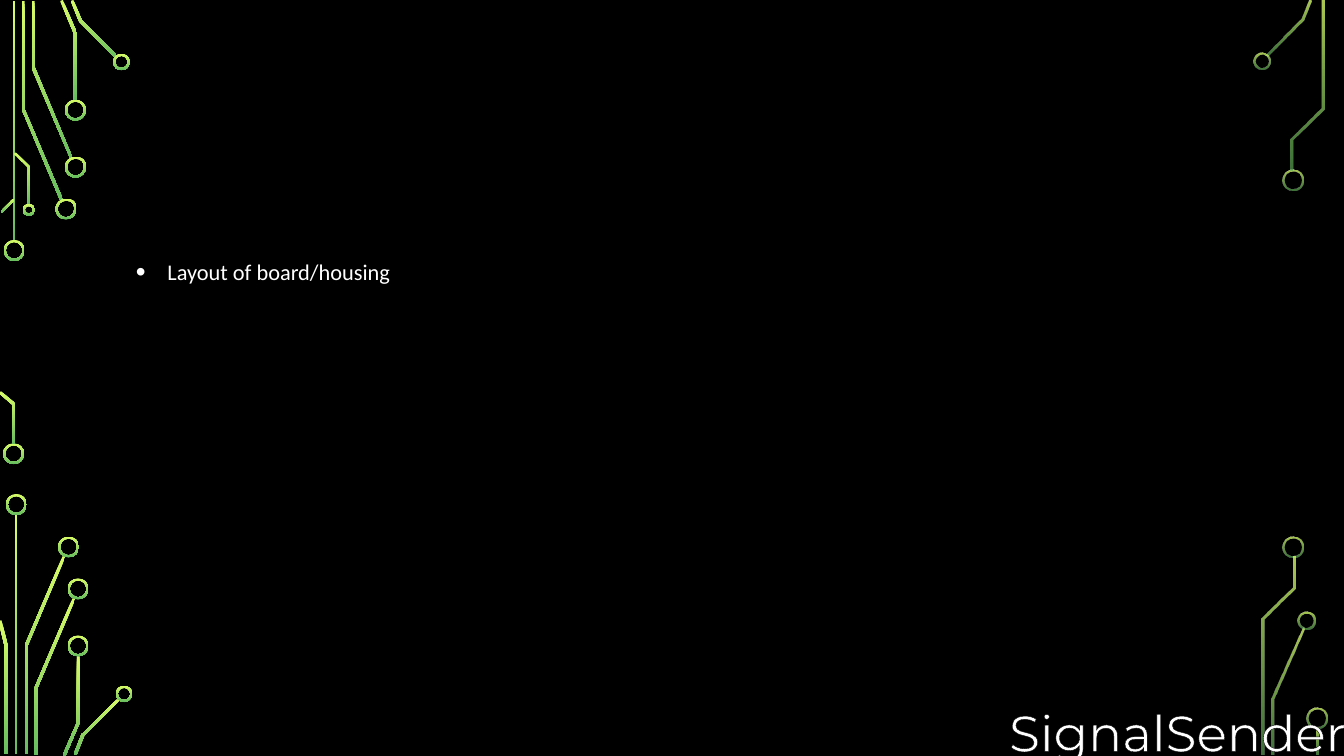
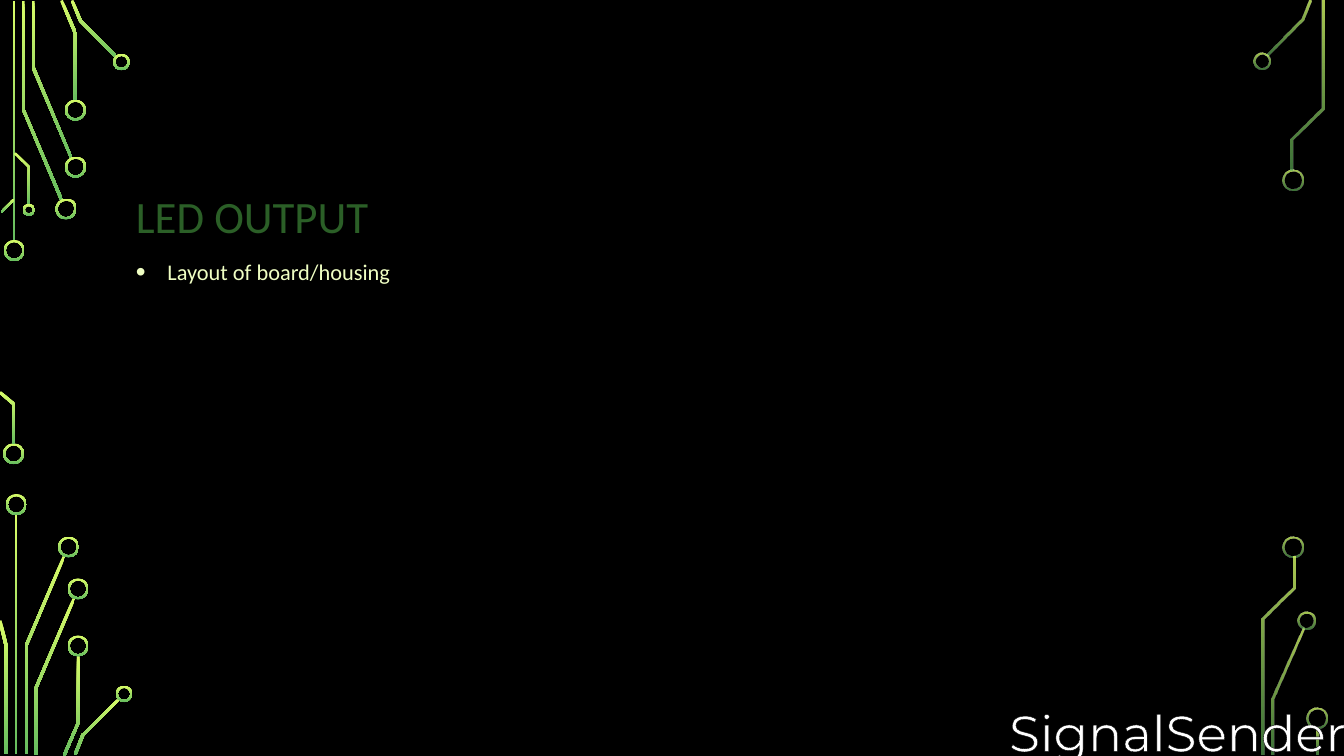
Before and after one commit to djklup/SignalSenders, a slide deck: slide 11 of Project Details/IR Presentation 2.pptx. Drawn at 1344x756 pixels with LibreOffice and Linux fonts; fonts in the diff are those of the drawing; background and template pictures are left out. Boxes give left, top, right and bottom in pixels: in the first picture for what was removed or moved away, otherwise in the second. Text is boxed around its words. In the diff, an @@ line names an element or a change of style, - is before the commit and + after.

Commit message:
Updated colors

```diff
--- a/Project Details/IR Presentation 2.pptx
+++ b/Project Details/IR Presentation 2.pptx
@@ title "LED OUTPUT" at [136,204,368,233]: text colour #000000 to #2B5F27 @@
@@ text "Layout of board/housing" at [167,264,390,284]: text colour #FFFFFF to #EFFEC3 @@
```
Also in this commit, not shown: 17 other slides changed.
